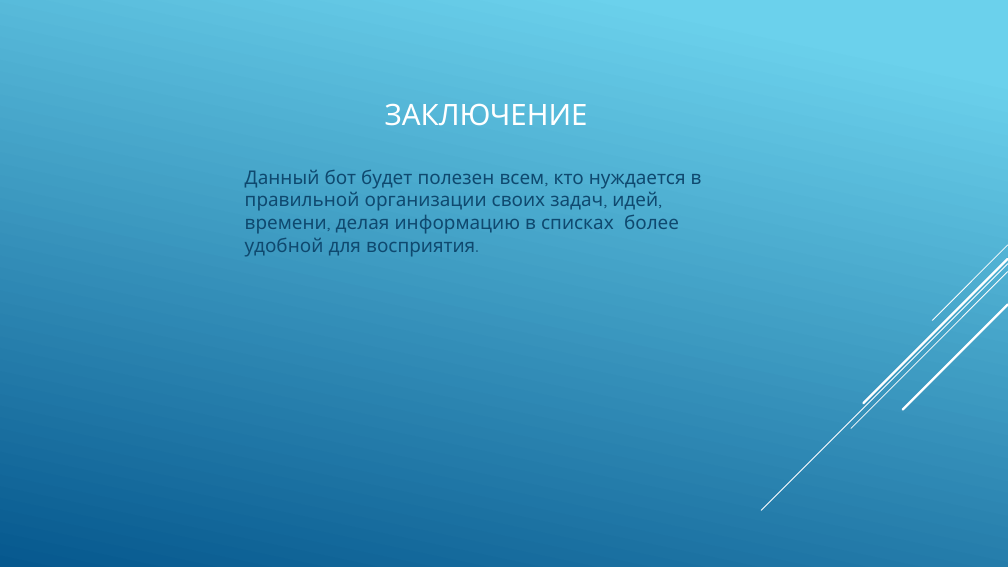
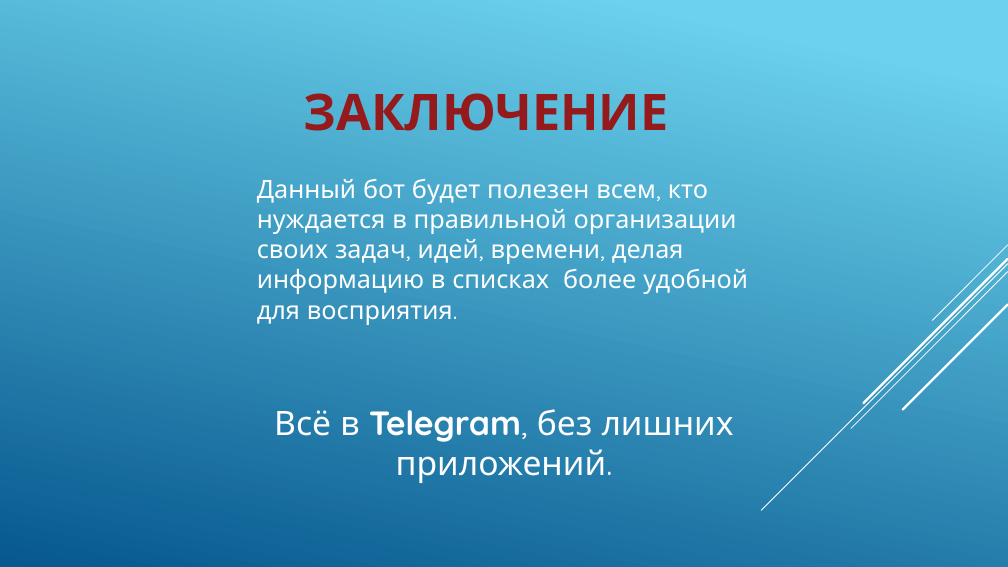
Before and after one commit to feyka99177/project, a slide deck: slide 4 of spisochkiпрезентация.pptx. Drawn at 1008x567 pixels with LibreOffice and Linux fonts; fonts in the diff are those of the drawing. Boxes give left, top, right and bottom in pixels: in the first picture for what was removed or moved away, otherwise in the second. Text is boxed around its words. In the diff, an @@ line names an element or a change of style, - is before the commit and + after.

```diff
--- a/spisochkiпрезентация.pptx
+++ b/spisochkiпрезентация.pptx
@@ title "ЗАКЛЮЧЕНИЕ": place and size @@
-title "ЗАКЛЮЧЕНИЕ" at bbox=[385, 103, 588, 126]
+title "ЗАКЛЮЧЕНИЕ" at bbox=[304, 93, 669, 131]
@@ title "ЗАКЛЮЧЕНИЕ" at bbox=[304, 93, 669, 131]: size 28 to 48 pt, text colour #FFFFFF to #941A1B, bold on @@
@@ text "Данный бот будет полезен всем, ...": place and size @@
-text "Данный бот будет полезен всем, ..." at bbox=[245, 170, 702, 257]
+text "Данный бот будет полезен всем, ..." at bbox=[257, 179, 748, 325]
@@ text "Данный бот будет полезен всем, ..." at bbox=[257, 179, 748, 325]: size 18 to 24 pt, text colour #0F496F to #FFFFFF; more space between paragraphs @@
@@ text added at bbox=[274, 409, 734, 483], 32 pt, text #FFFFFF @@
+Всё в Telegram, без лишних приложений.
```
Also in this commit, not shown: 2 other slides changed, 1 slide added, 1 slide removed.
